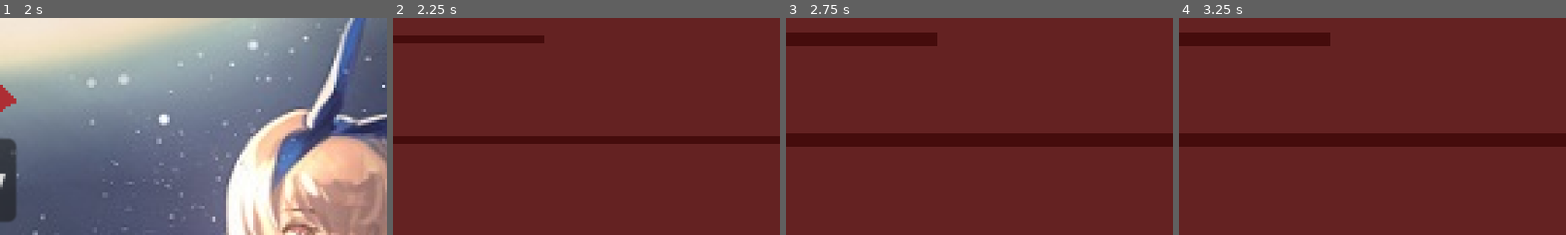
Above: before the commit, frames 1-4 (left to right).
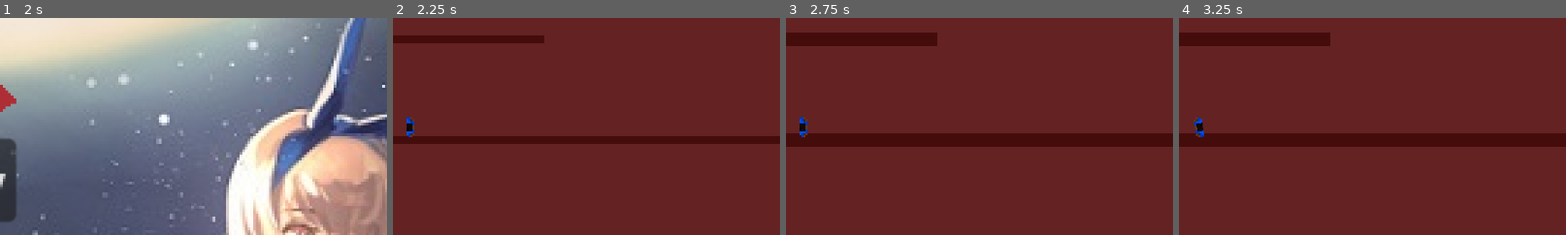
Above: after the commit, the same moments.

Repository: ArthurPesi/fundjogos
Game: Godot game, scene res://control.tscn
Two runs of this game, one before a commit and one after it. Both use one fixed random seed, a clock stepped at 60 frames per second and the inputs below.
Inputs (mouse positions are % of the whole screen's width and height, from its top left):
- Up to frame 1 (2 s): click "Play" at 0.5 s; tap Enter at 1.25 s; move the mouse to (72, 45) at 1.27 s; tap Space (join_keyboard) at 1.35 s
- Up to frame 2 (2.25 s): click "ready" at 2 s
- Up to frame 3 (2.75 s): no input
- Up to frame 4 (3.25 s): tap Space (join_keyboard) at 2.75, 2.85 s; move the mouse to (30, 55) at 2.77 s
The pictures show only the part of the screen within x 48-97%, y 25-75%; the shares and areas given below are measured in that part.

Frame 1 is identical in both runs. In frame 2, 0.2% of the frame differs, in the area x 3-6%, y 45-55%; in frame 3, 0.2%; in frame 4, 0.2%, in the area x 3-7%, y 45-55%.
Error before the commit: Invalid call. Nonexistent function 'play' in base 'Nil'. (res://player/player.gd:59)

Commit message:
fix: enemy behaviour on multiplayer and game broke on singleplayer

Diff:
--- a/control.gd
+++ b/control.gd
@@ -84,10 +84,9 @@
 func start_level():
 	if scene_type == constants.scene_types.LEVEL:
 		camera = level_instance.get_node("Camera2D")
-
+		players[0] = level_instance.get_node("Player1")
+		players[0].init(players_settings[0])
 		if game_mode == constants.game_modes.MULTI:
-			players[0] = level_instance.get_node("Player1")
-			players[0].init(players_settings[0])
 			players[1] = level_instance.get_node("Player2")
 			players[1].init(players_settings[1])
 		pause_menu = level_instance.get_node("Camera2D/pause_menu")
--- a/enemies/enemy_parent.gd
+++ b/enemies/enemy_parent.gd
@@ -81,10 +81,10 @@
 	if curr_state == constants.enemy_states.REGULAR:
 		check_aggro()
 	elif curr_state == constants.enemy_states.AGGRO:
-		nav.target_position = player.global_position
+		nav.target_position = target.global_position
 		var direction = global_position.direction_to(nav.get_next_path_position())
 		look_at(nav.get_next_path_position())
-		if weapon.timeout_fire <= 0 and check_for_los(player) and weapon.ammo > 0:
+		if weapon.timeout_fire <= 0 and check_for_los(target) and weapon.ammo > 0:
 			shoot(direction)
 		#weapon.fireManager(direction, delta)
 
